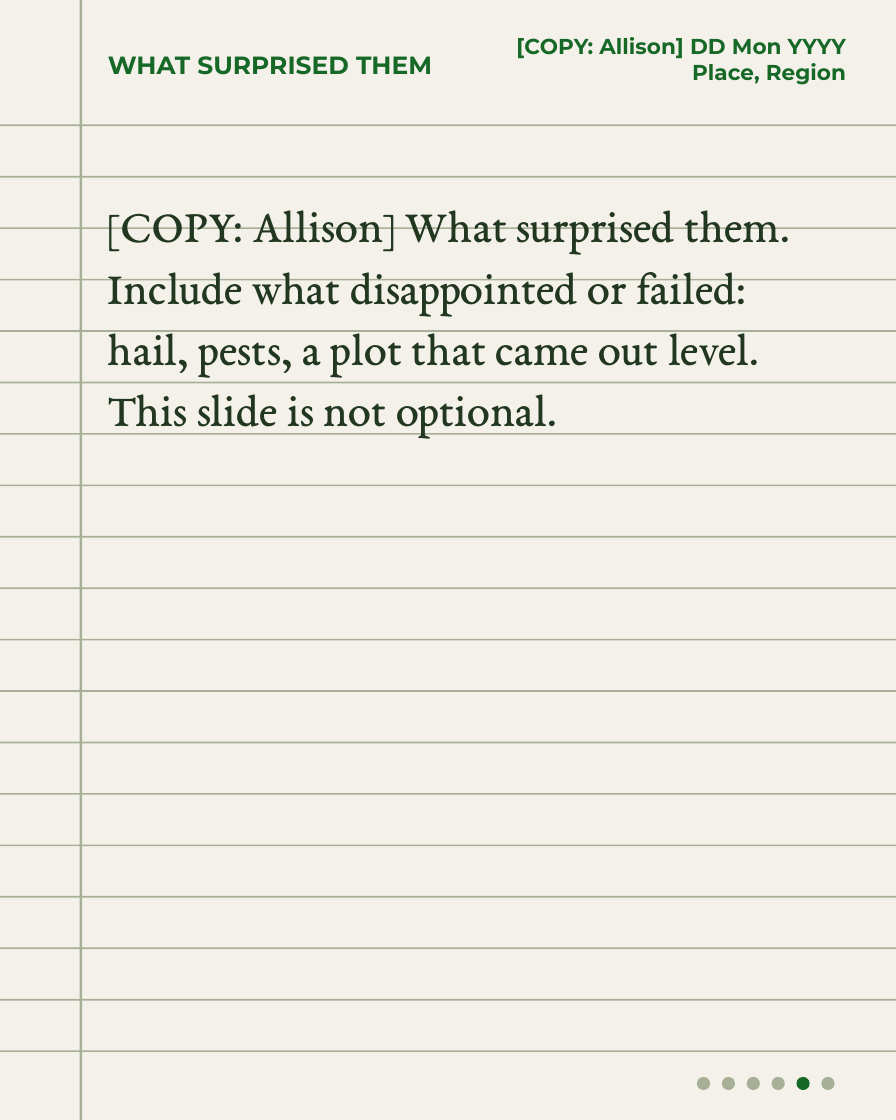
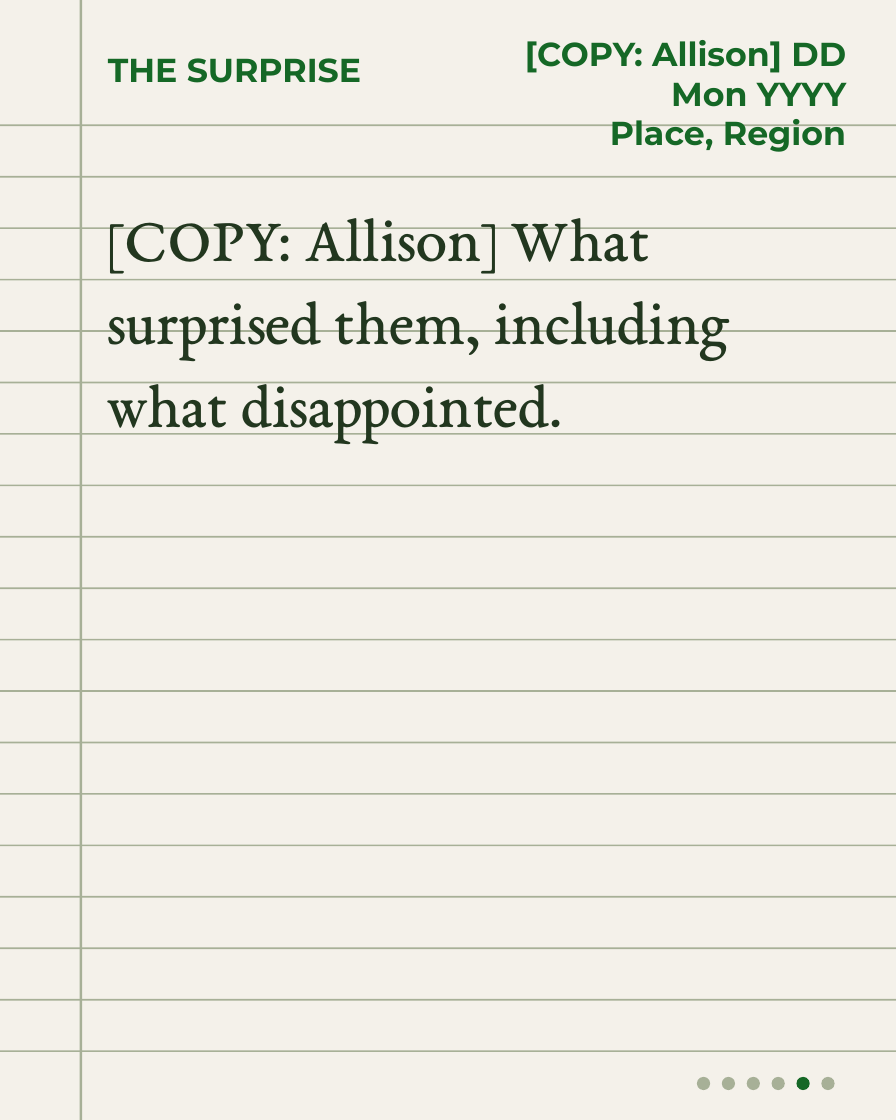
Before and after one commit to linneamoritznyc/SFW-SocialMedia, a slide deck: slide 5 of templates/carousels/field-notes.pptx. Drawn at 896x1120 pixels with LibreOffice and Linux fonts; fonts in the diff are those of the drawing. Boxes give left, top, right and bottom in pixels: in the first picture for what was removed or moved away, otherwise in the second. Text is boxed around its words. In the diff, an @@ line names an element or a change of style, - is before the commit and + after.

```diff
--- a/templates/carousels/field-notes.pptx
+++ b/templates/carousels/field-notes.pptx
@@ text at (108, 58, 361, 83): text changed; size 22.5 to 30 pt @@
-WHAT SURPRISED THEM
+THE SURPRISE
@@ text "[COPY: Allison] DD Mon YYYY" at (525, 40, 846, 152): size 19.5 to 30 pt @@
@@ text at (108, 218, 731, 443): text changed; size 42 to 57 pt @@
-[COPY: Allison] What surprised them. Include what disappointed or failed: hail, pests, a plot that came out level. This slide is not optional.
+[COPY: Allison] What surprised them, including what disappointed.
```
Also in this commit, not shown: 5 other slides changed, 14 other files.
